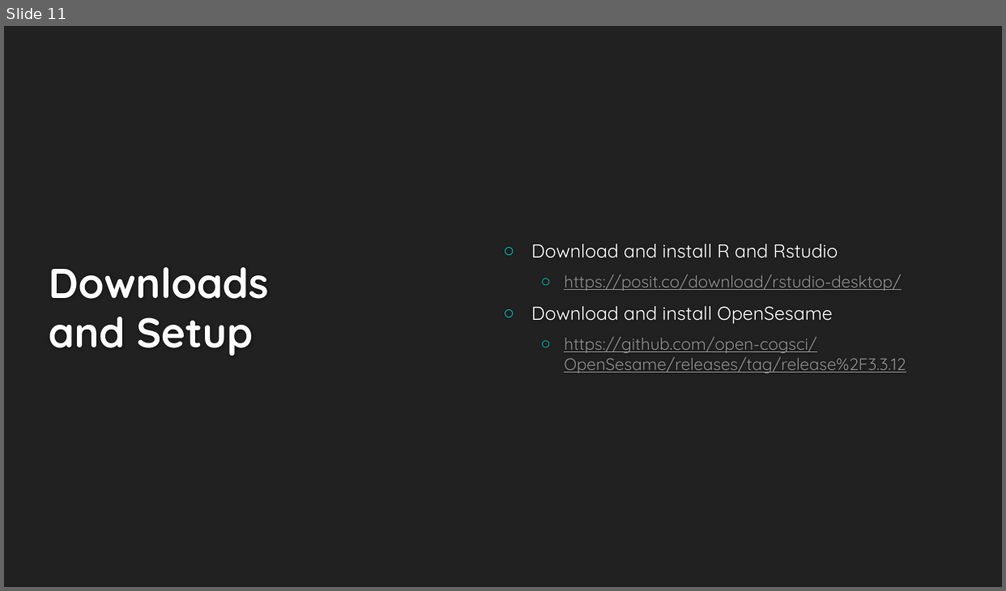
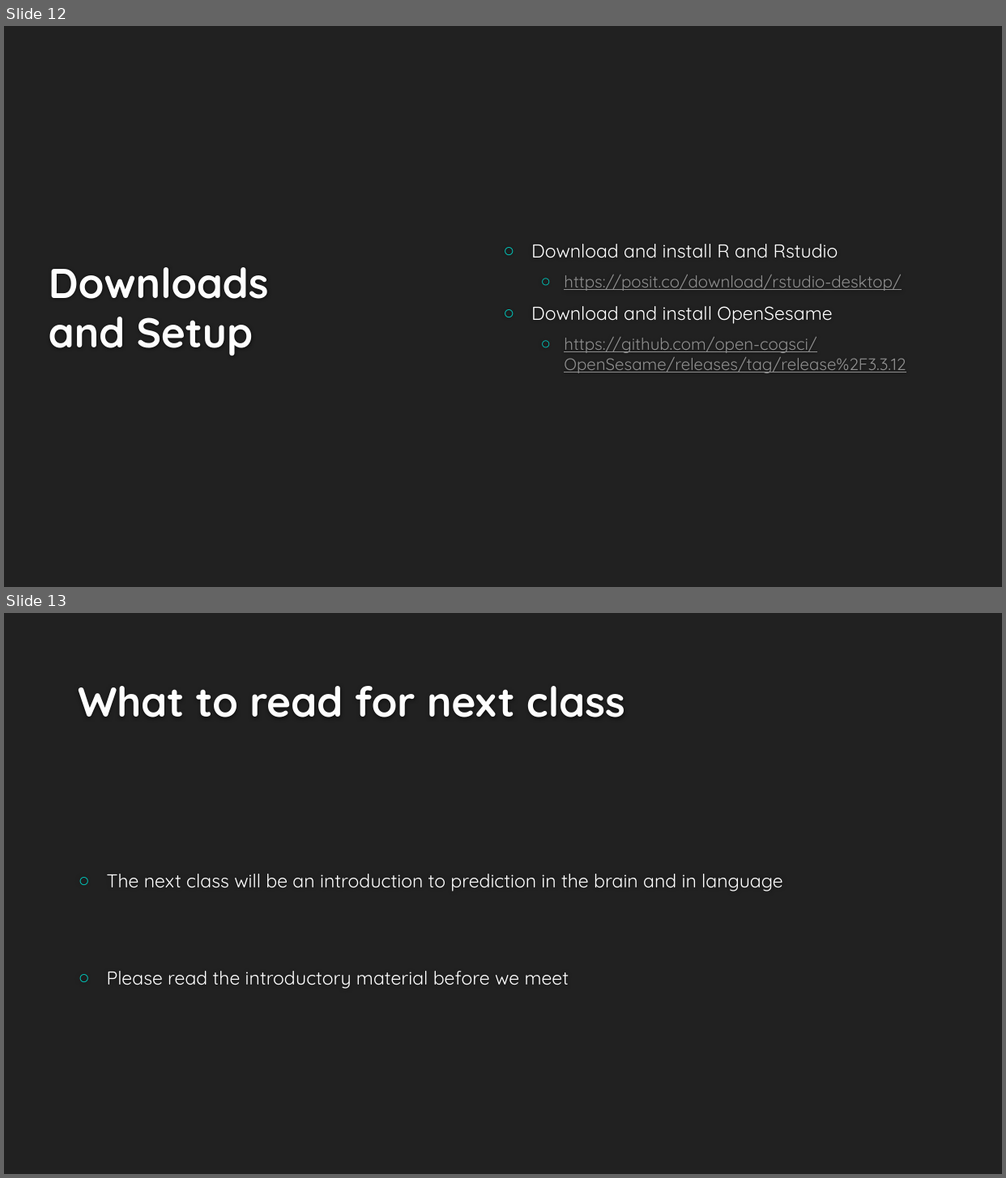
Before and after one commit to allisoct/ETLR23-24, a slide deck: slides/Day1.pptx. Shown one above the other, each under a label of ours: slide 11 before the commit, slides 12 and 13 after it. The pictures are 1006x591 and 1006x1178 pixels, drawn with LibreOffice and Linux fonts; fonts in the diff are those of the drawing; background and template pictures are left out. Boxes give left, top, right and bottom in pixels: in the first picture for what was removed or moved away, otherwise in the second. Text is boxed around its words. In the diff, an @@ line names an element or a change of style, - is before the commit and + after.

```diff
--- a/slides/Day1.pptx
+++ b/slides/Day1.pptx
@@ slide 13 added at bbox=[4, 613, 1002, 1174], background #212121 @@
@@ title added at bbox=[78, 686, 625, 717], 40 pt, text #FEFEFE, bold @@
+What to read for next class
@@ text added at bbox=[107, 874, 782, 989], 18 pt, text #FFFFFF @@
+○ The next class will be an introduction to prediction in the brain and in language
+○ Please read the introductory material before we meet
@@ what was slide 11 is now slide 12 @@
```
Also in this commit, not shown: 7 slides changed, 2 other slides added.
